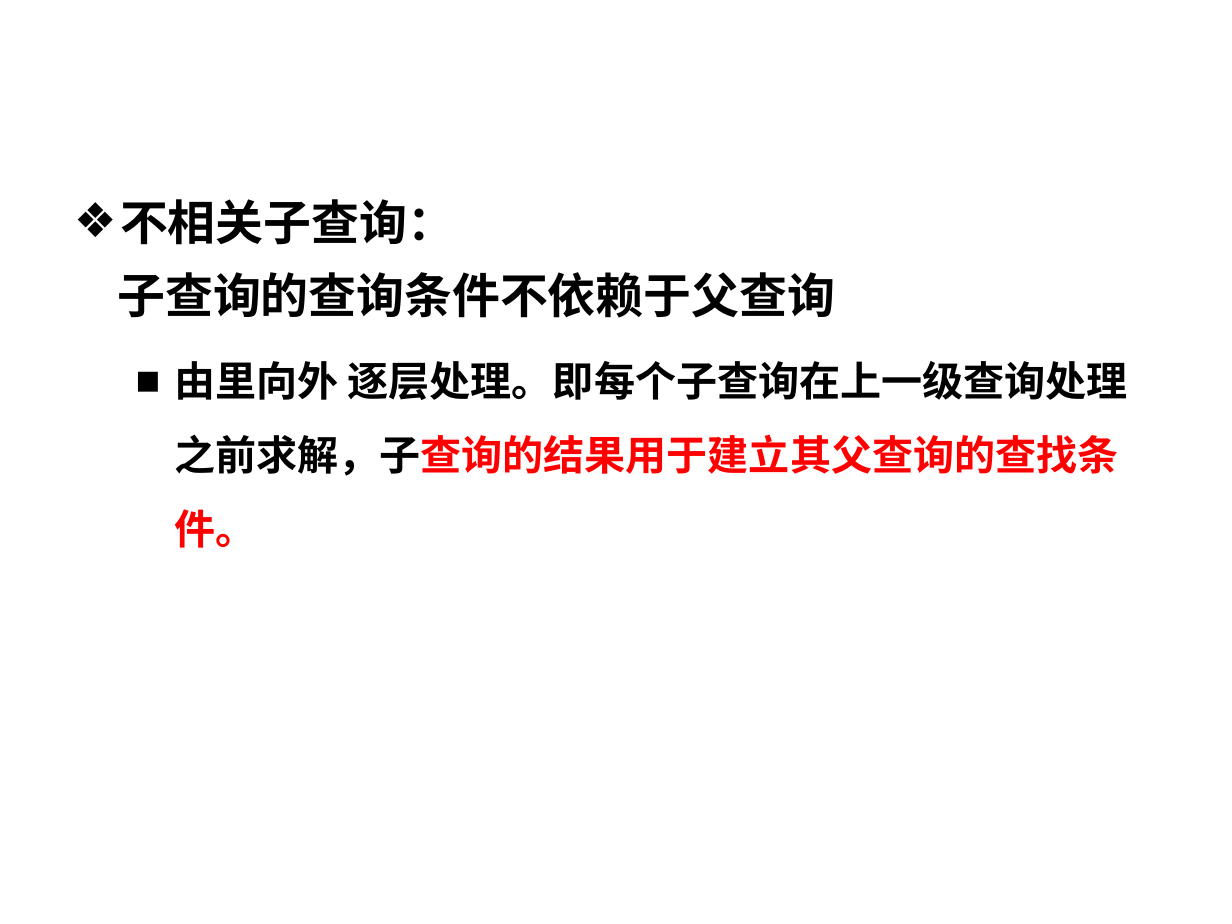
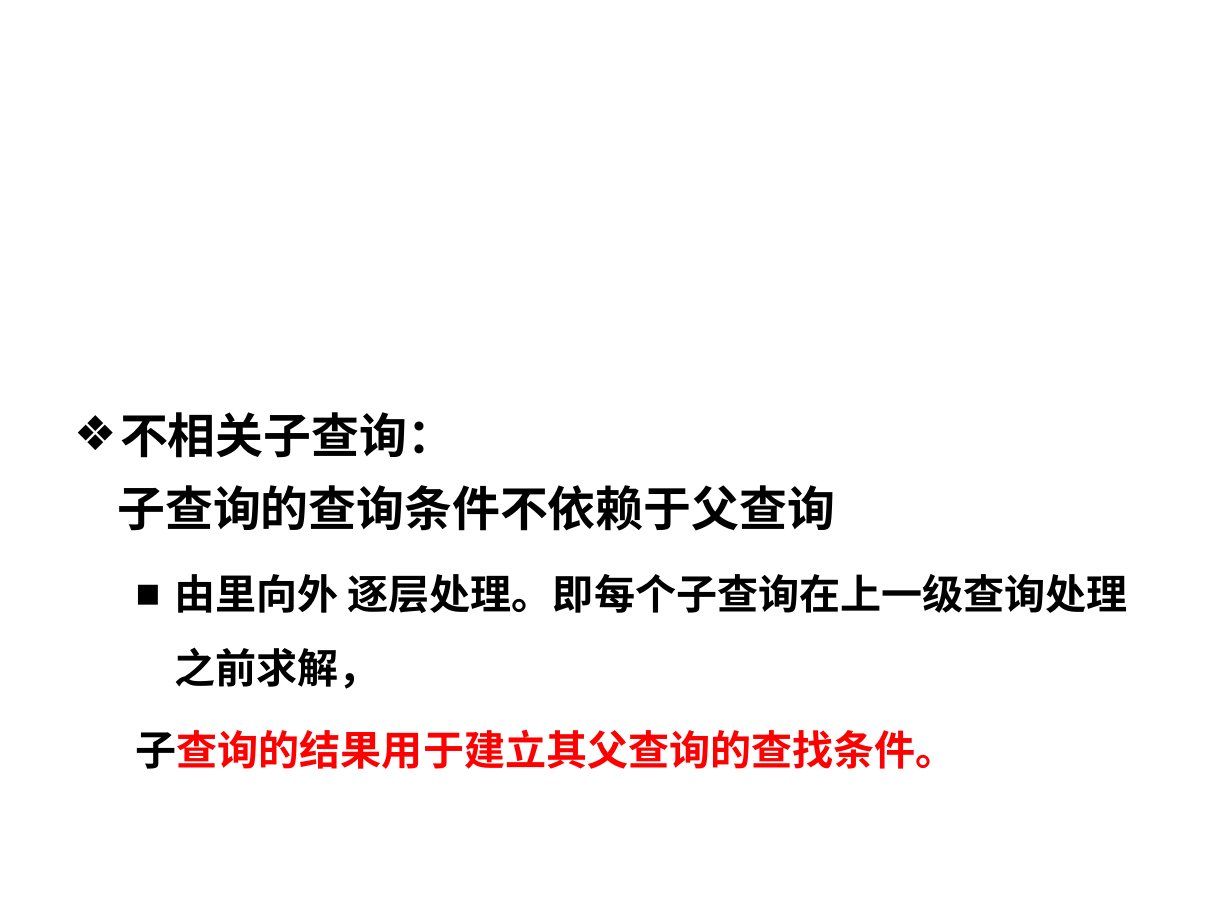
Before and after one commit to nanhapy/information-technology-materials, a slide deck: slide 24 of teaching-materials/infomation-system/ppt/第3章 关系数据库标准语言SQL（2）.pptx. Drawn at 1232x924 pixels with LibreOffice and Linux fonts; fonts in the diff are those of the drawing; background and template pictures are left out. Boxes give left, top, right and bottom in pixels: in the first picture for what was removed or moved away, otherwise in the second. Text is boxed around its words. In the diff, an @@ line names an element or a change of style, - is before the commit and + after.

```diff
--- a/teaching-materials/infomation-system/ppt/第3章 关系数据库标准语言SQL（2）.pptx
+++ b/teaching-materials/infomation-system/ppt/第3章 关系数据库标准语言SQL（2）.pptx
@@ text at (136, 574, 1128, 769): text changed @@
-  ■ 由里向外 逐层处理。即每个子查询在上一级查询处理之前求解，子查询的结果用于建立其父查询的查找条件。
+  ■ 由里向外 逐层处理。即每个子查询在上一级查询处理之前求解，
+  子查询的结果用于建立其父查询的查找条件。
```
Also in this commit, not shown: 4 other slides changed, 31 other files.
